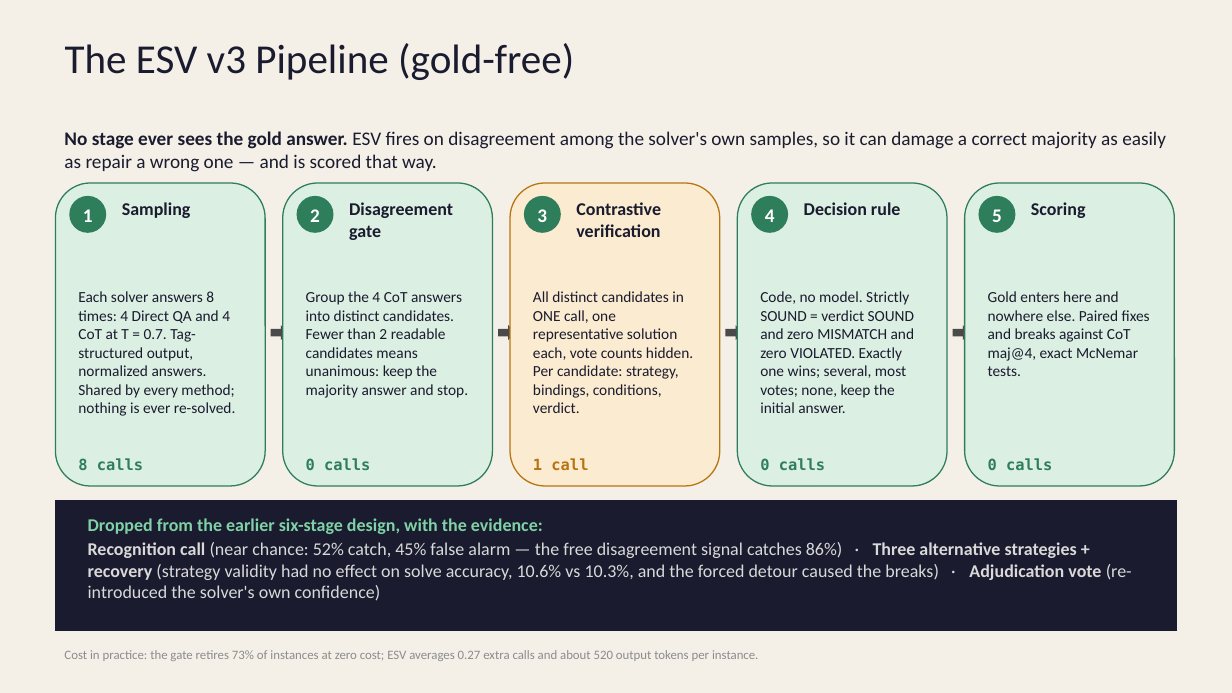
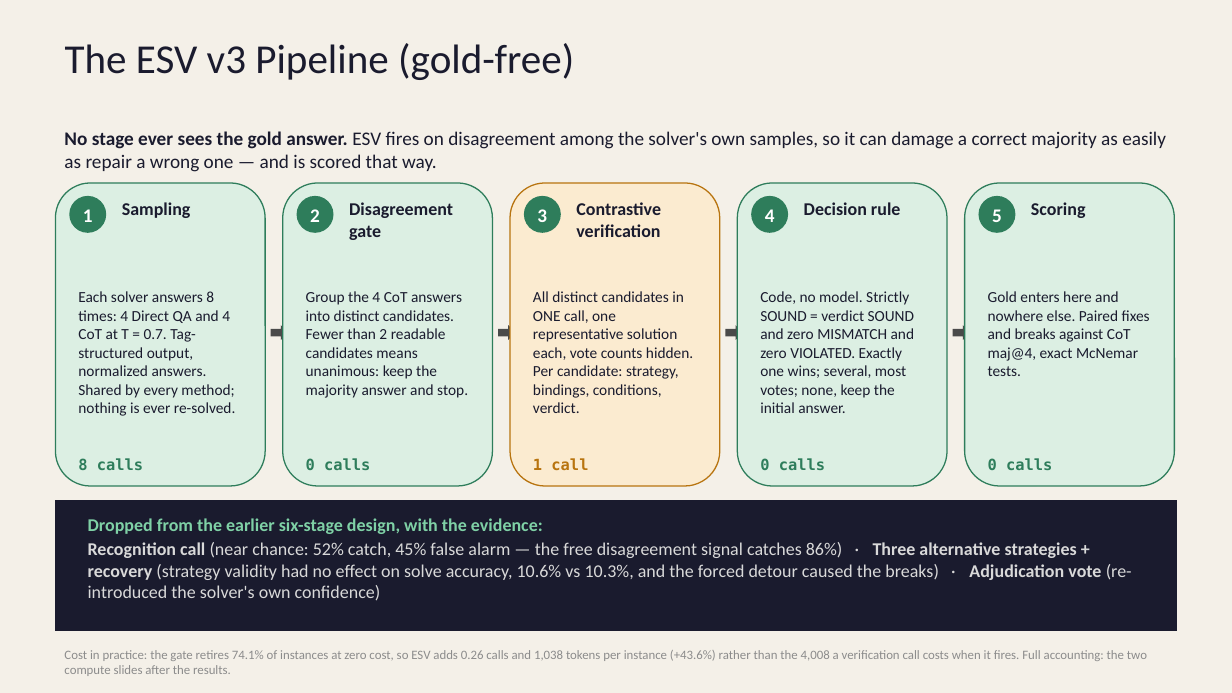
Before and after one commit to StellarDrift15/RAEN_structural-perturbations-esv, a slide deck: slide 7 of presentation/ESV_Project_Proposal_v3.pptx. Drawn at 1232x693 pixels with LibreOffice and Linux fonts; fonts in the diff are those of the drawing. Boxes give left, top, right and bottom in pixels: in the first picture for what was removed or moved away, otherwise in the second. Text is boxed around its words. In the diff, an @@ line names an element or a change of style, - is before the commit and + after.

Commit message:
added compute metrics

```diff
--- a/presentation/ESV_Project_Proposal_v3.pptx
+++ b/presentation/ESV_Project_Proposal_v3.pptx
@@ text at (64,650,1147,676): text changed @@
-Cost in practice: the gate retires 73% of instances at zero cost; ESV averages 0.27 extra calls and about 520 output tokens per instance.
+Cost in practice: the gate retires 74.1% of instances at zero cost, so ESV adds 0.26 calls and 1,038 tokens per instance (+43.6%) rather than the 4,008 a verification call costs when it fires. Full accounting: the two compute slides after the results.
```
Also in this commit, not shown: 2 slides added, 26 other files.
